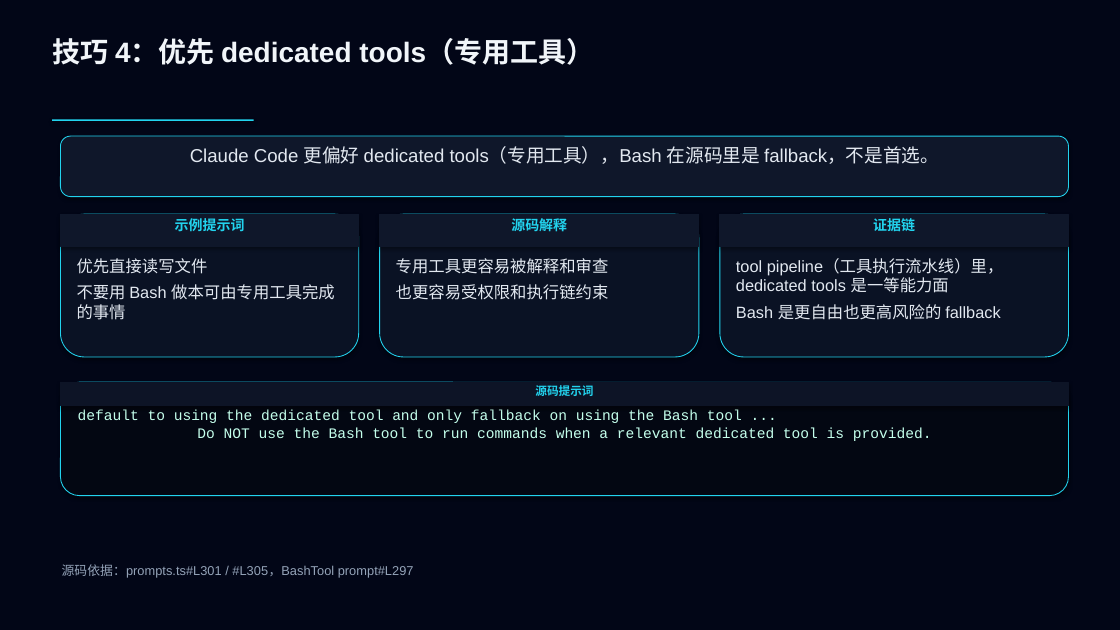
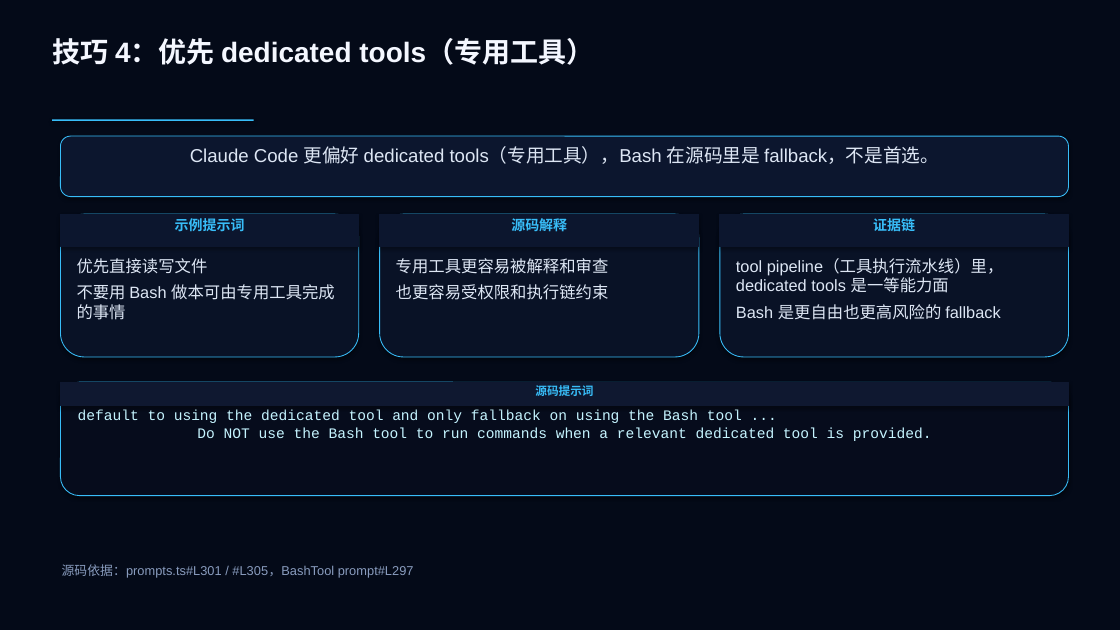
Before and after one commit to boboliu-1010/ccode, a slide deck: slide 10 of docs/zh/09-Claude Code 使用技巧与注意事项.pptx. Drawn at 1120x630 pixels with LibreOffice and Linux fonts; fonts in the diff are those of the drawing. Boxes give left, top, right and bottom in pixels: in the first picture for what was removed or moved away, otherwise in the second. Text is boxed around its words. In the diff, an @@ line names an element or a change of style, - is before the commit and + after.

Commit message:
Refine presentation color theme

```diff
--- a/docs/zh/09-Claude Code 使用技巧与注意事项.pptx
+++ b/docs/zh/09-Claude Code 使用技巧与注意事项.pptx
@@ background #020617 to #040A18 @@
@@ rectangle at (x1=52, y1=119, x2=254, y2=121): fill #22D3EE to #38BDF8 @@
@@ rounded rectangle "Claude Code 更偏好 dedicated tools（专用工具），Bash ..." at (x1=60, y1=136, x2=1069, y2=197): text colour #E2E8F0 to #DDE6F4; fill #0F172A to #0C162E; outline #22D3EE 0.75 pt to #38BDF8 0.75 pt @@
@@ text colour #22D3EE to #38BDF8; fill #0F172A to #0C162E; outline #0F172A 0.75 pt to #0C162E 0.75 pt in 3 elements at (x1=60, y1=214, x2=359, y2=246), (x1=380, y1=214, x2=699, y2=246), (x1=720, y1=214, x2=1069, y2=246) @@
@@ fill #0A1224 to #091226; outline #22D3EE 0.75 pt to #38BDF8 0.75 pt in 3 elements at (x1=60, y1=214, x2=359, y2=357), (x1=380, y1=214, x2=699, y2=357), (x1=720, y1=214, x2=1069, y2=357) @@
@@ text colour #E2E8F0 to #DDE6F4 in 3 elements at (x1=77, y1=258, x2=335, y2=320), (x1=396, y1=258, x2=609, y2=300), (x1=736, y1=258, x2=1004, y2=320) @@
@@ rounded rectangle "default to using the dedicated ..." at (x1=60, y1=382, x2=1069, y2=496): text colour #C4FFEC to #C5F4FF; fill #030712 to #060C1C; outline #22D3EE 0.75 pt to #38BDF8 0.75 pt @@
@@ rectangle "源码提示词" at (x1=60, y1=382, x2=1069, y2=406): text colour #22D3EE to #38BDF8; fill #0D1426 to #0F1830; outline #0D1426 0.75 pt to #0F1830 0.75 pt @@
```
Also in this commit, not shown: 14 other slides changed, 1 other file.
